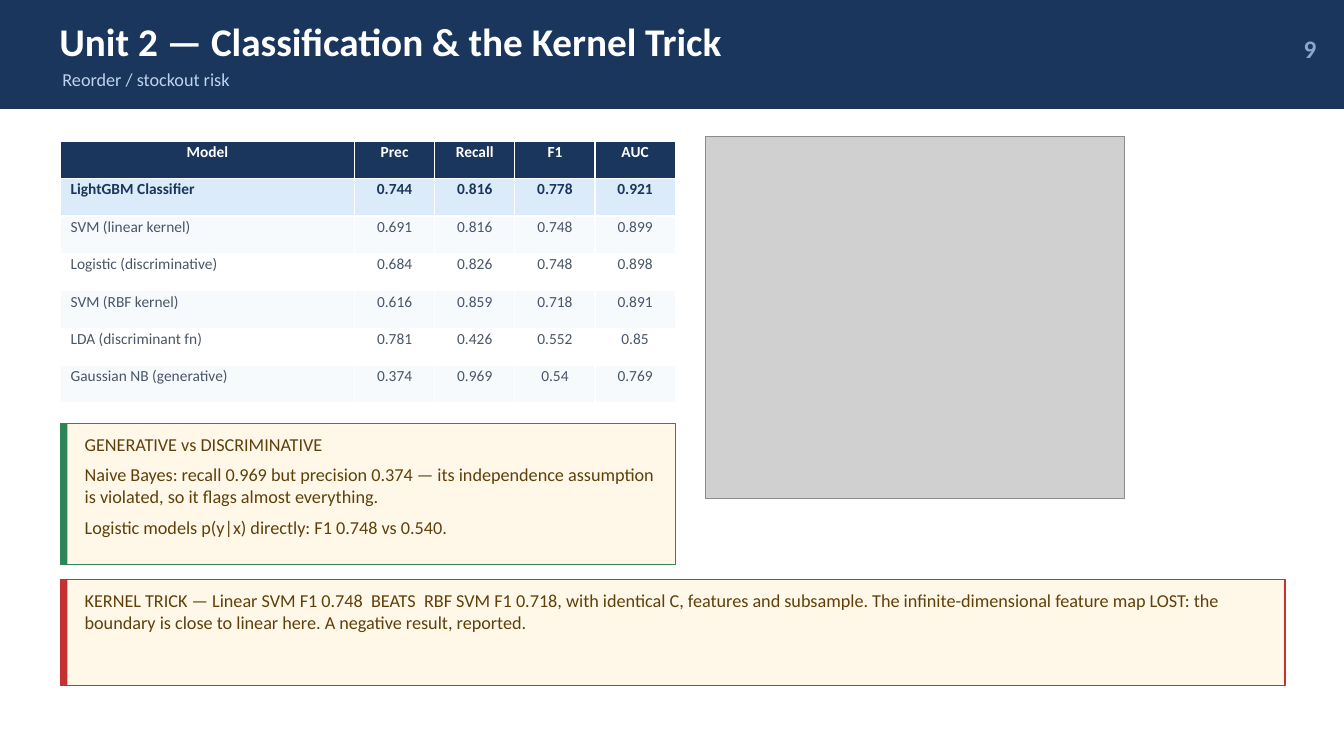
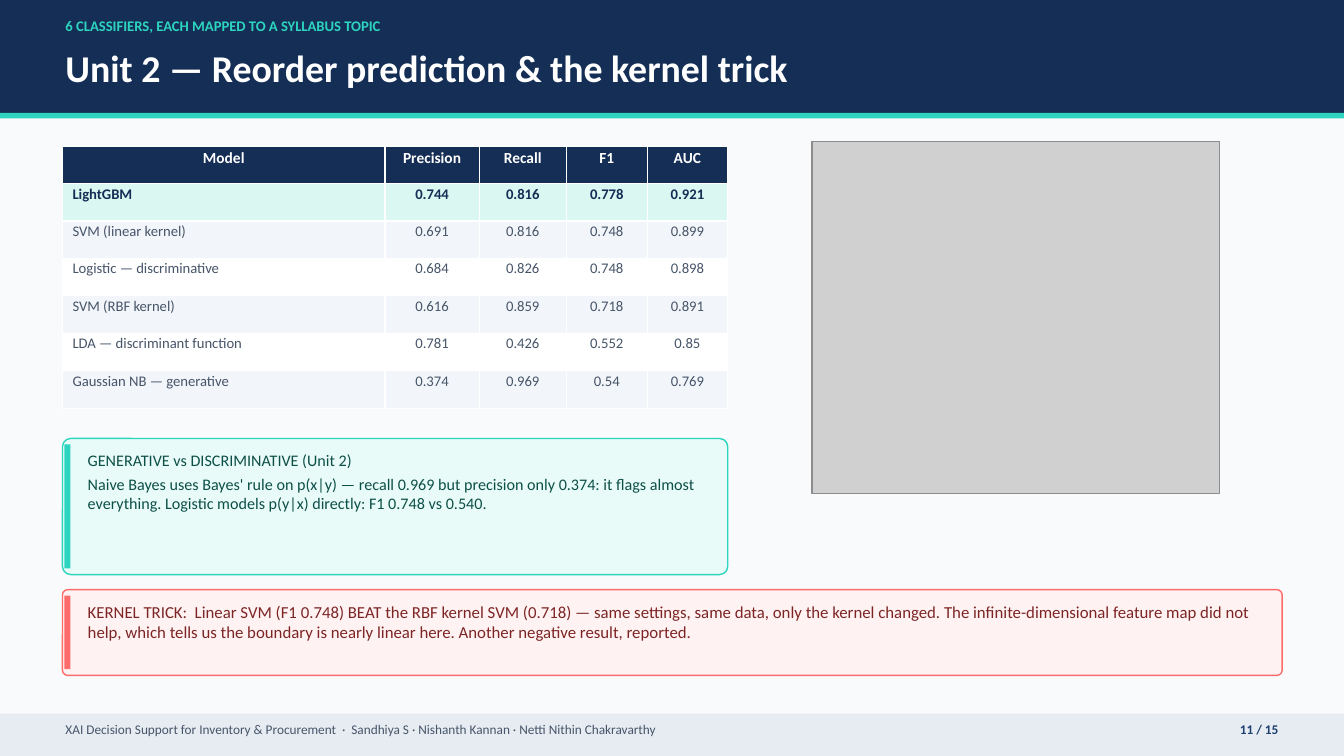
Before and after one commit to sandhiya-s86/xai-inventory-procurement, a slide deck: slide 11 of paper/PBL1_Presentation.pptx (slide 9 before the commit). Drawn at 1344x756 pixels with LibreOffice and Linux fonts; fonts in the diff are those of the drawing; grey boxes stand for pictures. Boxes give left, top, right and bottom in pixels: in the first picture for what was removed or moved away, otherwise in the second. Text is boxed around its words. In the diff, an @@ line names an element or a change of style, - is before the commit and + after.

```diff
--- a/paper/PBL1_Presentation.pptx
+++ b/paper/PBL1_Presentation.pptx
@@ background #FFFFFF to #F8FAFC @@
@@ rectangle: place and size @@
-rectangle at box(0, 0, 1344, 109)
+rectangle at box(0, 0, 1344, 113)
@@ rectangle at box(0, 0, 1344, 113): fill #1A365D to #142E55 @@
@@ text added at box(65, 21, 380, 33), 10.5 pt, text #2DD4BF, bold @@
+6 CLASSIFIERS, EACH MAPPED TO A SYLLABUS TOPIC
@@ text at box(65, 55, 788, 88): text changed; size 28 to 27 pt @@
-Unit 2 — Classification & the Kernel Trick
+Unit 2 — Reorder prediction & the kernel trick
@@ text removed at box(1304, 41, 1317, 58) @@
-9
@@ text removed at box(62, 73, 230, 86) @@
-Reorder / stockout risk
@@ rectangle added at box(0, 113, 1344, 119), fill #2DD4BF @@
@@ table at box(63, 146, 728, 408) @@
-row 1, column 2: Prec
+row 1, column 2: Precision
-row 2, column 1: LightGBM Classifier
+row 2, column 1: LightGBM
-row 4, column 1: Logistic (discriminative)
+row 4, column 1: Logistic — discriminative
-row 6, column 1: LDA (discriminant fn)
+row 6, column 1: LDA — discriminant function
-row 7, column 1: Gaussian NB (generative)
+row 7, column 1: Gaussian NB — generative
@@ fill #1A365D to #142E55 in row 1 @@
@@ fill #DCEBFA to #DAF7F2 in row 2 @@
@@ fill #F7FAFC to #F2F6FA in 15 cells @@
@@ size 11 to 10.5 pt in "0.744", "0.816", "0.778", "0.921" and 22 more places @@
@@ text colour #1A365D to #142E55 in "0.744", "0.816", "0.778", "0.921" @@
@@ text colour #4A5568 to #475569 in "SVM (linear kernel)", "0.691", "0.816", "0.748" and 18 more places @@
@@ table: place and size @@
-table at box(60, 141, 678, 403)
+table at box(63, 146, 728, 408)
@@ picture: place and size @@
-picture at box(706, 136, 1124, 499)
+picture at box(813, 141, 1220, 494)
@@ rectangle removed at box(60, 423, 676, 565) @@
@@ rounded rectangle added at box(63, 439, 728, 575), fill #E9FBF8, outline #2DD4BF 1 pt @@
@@ rectangle: place and size @@
-rectangle at box(60, 423, 68, 565)
+rectangle at box(65, 445, 71, 569)
@@ rectangle at box(65, 445, 71, 569): fill #2F855A to #2DD4BF @@
@@ text at box(88, 454, 694, 512): text changed; size 13 to 11.5 pt; text colour #5F400A to #0C4F47 @@
-GENERATIVE vs DISCRIMINATIVE
-Naive Bayes: recall 0.969 but precision 0.374 — its independence assumption is violated, so it flags almost everything.
-Logistic models p(y|x) directly: F1 0.748 vs 0.540.
+GENERATIVE vs DISCRIMINATIVE (Unit 2)
+Naive Bayes uses Bayes' rule on p(x|y) — recall 0.969 but precision only 0.374: it flags almost everything. Logistic models p(y|x) directly: F1 0.748 vs 0.540.
@@ rounded rectangle added at box(63, 590, 1282, 676), fill #FFF2F2, outline #FF6B6B 1 pt @@
@@ rectangle: place and size @@
-rectangle at box(60, 580, 68, 686)
+rectangle at box(65, 596, 71, 669)
@@ rectangle at box(65, 596, 71, 669): fill #C53030 to #FF6B6B @@
@@ text at box(88, 606, 1249, 641): text changed; size 13 to 12 pt; text colour #5F400A to #7D2525 @@
-KERNEL TRICK — Linear SVM F1 0.748 BEATS RBF SVM F1 0.718, with identical C, features and subsample. The infinite-dimensional feature map LOST: the boundary is close to linear here. A negative result, reported.
+KERNEL TRICK: Linear SVM (F1 0.748) BEAT the RBF kernel SVM (0.718) — same settings, same data, only the kernel changed. The infinite-dimensional feature map did not help, which tells us the boundary is nearly linear here. Another negative result, reported.
@@ rectangle: place and size @@
-rectangle at box(60, 580, 1286, 686)
+rectangle at box(0, 714, 1344, 756)
@@ rectangle at box(0, 714, 1344, 756): fill #FFF8E8 to #E7ECF3; outline #C53030 1 pt to none @@
@@ text added at box(65, 725, 656, 736), 9.5 pt, text #475569 @@
+XAI Decision Support for Inventory & Procurement · Sandhiya S · Nishanth Kannan · Netti Nithin Chakravarthy
@@ text added at box(1240, 725, 1278, 734), 9.5 pt, text #1E406E, bold @@
+11 / 15
```
Also in this commit, not shown: 2 other slides changed, 12 slides added, 16 slides removed, 7 other files.
